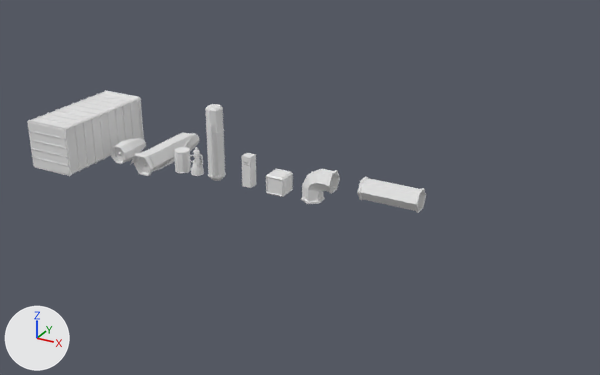
One commit to the Blender file Assets/Models/Enviroment/EnvironmentProps.blend: the scene before it, then after it.
Rendered twice from a 50 mm lens placed at (60.3, -62.7, 32.6), pointed at (26.5, -1.3, 1.9). The lights are fixed; the arrows at lower left show +X, +Y and +Z.

The first picture shows 'Barrel', 'Box', 'Cylinder', 'DoorB.L', 'DoorB.R', 'Locker', 'Pipe', 'PipeBend', 'ShippingCointainer', 'TurboFan', 'Turbojet'.
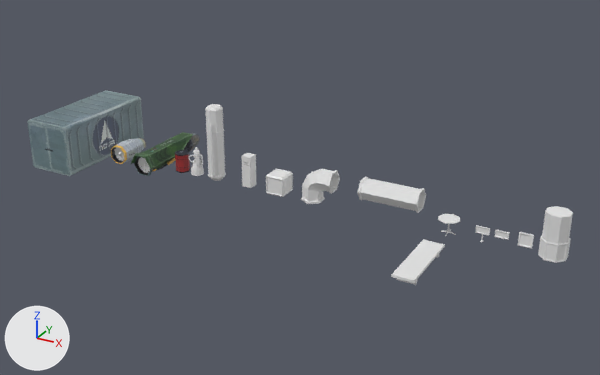
Where the change shows, as pixel boxes (x1, y1, x2, y2) in the pictures (600 x 375 px):
'DisplayStand', added: after (538, 206, 573, 263)
'Bench', added: after (391, 239, 445, 285)
'DoorB.R', reshaped, rescaled: (46, 126, 69, 174) in both
'DoorB.L', reshaped: before (29, 122, 52, 170); after (29, 122, 51, 170)
'Barrel', reshaped (11% narrower, 11% shorter): before (174, 147, 191, 173); after (175, 150, 190, 173)
'RoundTable', added: after (438, 214, 460, 236)
'PortraitFrame', added: after (518, 232, 534, 248)
'Sign', added: after (476, 225, 490, 242)
'SignFloating', added: after (494, 230, 510, 240)
part 1 of me_cube, deleted: before (27, 90, 144, 176)
part 2 of me_cylinder, cut back: before (121, 139, 139, 161); after (122, 139, 139, 159)
part 3 of me_cylinder, recoloured: (111, 138, 146, 164) in both
part 4 of me_cylinder_002, recoloured (white to green): (131, 132, 200, 176) in both
part 6 of me_cube_004, cut back: before (29, 123, 52, 170); after (29, 123, 51, 170)

Edits to the bpy script that builds the scene:
```text
Add mat_turbojet:
    mat_turbojet = principled_material('TurboJet')
    mat_turbojet.texture = img_turbojet
Add mat_turbofan:
    mat_turbofan = principled_material('TurboFan')
    mat_turbofan.texture = img_turbofan_png
Change me_cube:
    remove me_cube.from_pydata(...)  # 640 vertices, 640 faces; spans x -2.61..2.61, y -5.83..5.83, z -0.21..5.01
    remove me_cube.materials.append(mat_material)  # white #e7e7e7
    add me_cube.from_pydata(...)  # 32 vertices, 32 faces; spans x -2.58..2.58, y -5.83..5.83, z -0.18..4.98
    me_cube part 1: 608 vertices removed from x -2.61..2.61, y -5.83..5.83, z -0.21..5.01
    add me_cube.materials.append(mat_shippingcontainer)  # picture img_shippingcontainernovalabs
Change me_cube_003:
    used by ob_doorb_r; parent = ob_shippingcointainer; location = (2.402, -5.77, 2.4)
    remove me_cube_003.from_pydata(...)  # 76 vertices, 56 faces; spans x -2.4..0.05, y -0.16..0.16, z -2.4..2.4
    add me_cube_003.from_pydata(...)  # 12 vertices, 8 faces; spans x 0.0..2.4, y -0.11..0.11, z -2.4..2.4
    me_cube_003 part 7
    68 vertices are removed from x -2.4..0.05, y -0.16..0.16, z -2.4..2.4
    56 faces are deleted
    4 vertices in x -0.2, y -0.11..0.11, z -2.4..2.4 move by (0.4, 0.0, 0.0)
    4 vertices are added at (2.4, -0.11, -2.4), (2.4, -0.11, 2.4), (2.4, 0.11, -2.4), (2.4, 0.11, 2.4)
    8 new faces join them
    add me_cube_003.materials.append(mat_shippingcontainer)  # picture img_shippingcontainernovalabs
Change me_cube_004:
    used by ob_doorb_l; parent = ob_shippingcointainer; location = (-2.402, -5.77, 2.4)
    remove me_cube_004.from_pydata(...)  # 76 vertices, 56 faces; spans x -0.05..2.4, y -0.16..0.16, z -2.4..2.4
    add me_cube_004.from_pydata(...)  # 12 vertices, 8 faces; spans x 0.0..2.4, y -0.11..0.11, z -2.4..2.4
    me_cube_004 part 6
    64 vertices are removed from x -0.05..2.4, y -0.16..0.16, z -1.49..1.49
    52 faces are deleted
    4 new faces join them
    add me_cube_004.materials.append(mat_shippingcontainer)  # picture img_shippingcontainernovalabs
Change me_cylinder:
    remove me_cylinder.from_pydata(...)  # 136 vertices, 130 faces; spans x -1.03..1.03, y -1.27..2.66, z 0.0..2.06
    add me_cylinder.from_pydata(...)  # 112 vertices, 106 faces; spans x -1.0..1.0, y -1.27..2.66, z 0.03..2.03
    me_cylinder part 2
    24 vertices are removed from x -1.03..1.03, y -0.07..0.07, z 0.0..2.06
    32 faces are deleted
    8 new faces join them
    me_cylinder part 3: 98 faces spanning x -1.0..1.0, y -1.27..2.66, z 0.03..2.03 switch from no material to mat_turbofan (picture img_turbofan_png)
Change me_cylinder_002:
    where me_cylinder_002.from_pydata(...)  # 308 vertices, 302 faces; spans x -1.41..1.41, y -3.24..6.13, z -0.2..2.07
    me_cylinder_002 part 4: 302 faces spanning x -1.41..1.41, y -3.24..6.13, z -0.2..2.07 switch from no material to mat_turbojet (picture img_turbojet)
Change me_cylinder_010:
    remove me_cylinder_010.from_pydata(...)  # 110 vertices, 102 faces; spans x -0.79..0.79, y -0.83..0.83, z 0.0..2.25
    add me_cylinder_010.from_pydata(...)  # 72 vertices, 66 faces; spans x -0.76..0.76, y -0.76..0.76, z 0.01..1.97
    me_cylinder_010 part 5: 110 vertices removed from x -0.79..0.79, y -0.83..0.83, z 0.0..2.25; 72 vertices added at x -0.76..0.76, y -0.76..0.76, z 0.01..1.97
    add me_cylinder_010.materials.append(mat_dangerbarrel)  # picture img_dangerbarrel
Change ob_doorb_r:
    ob_doorb_r.scale: (1.0, 1.0, 1.0) -> (-1.0, 1.0, 1.0)
Add ob_bench:
    ob_bench = bpy.data.objects.new('Bench', me_cube_011)  # 24 vertices, 18 faces; spans x -0.94..0.94, y -3.37..3.37, z 0.0..0.8; in mat_benchmat (white #e7e7e7)
    ob_bench.location = (40.43, -7.01, 0.03)
Add ob_displaystand:
    ob_displaystand = bpy.data.objects.new('DisplayStand', me_cylinder_006)  # 96 vertices, 83 faces; spans x -0.92..0.92, y -0.92..0.92, z 0.0..3.32; in mat_displaystand (white #e7e7e7), mat_glass (white #e7e7e7)
    ob_displaystand.location = (49.37, 0.17, 0.06)
    ob_displaystand.scale = (1.2, 1.2, 1.2)
Add ob_portraitframe:
    ob_portraitframe = bpy.data.objects.new('PortraitFrame', me_cube_007)  # 24 vertices, 20 faces; spans x -0.588..0.588, y -0.309..0.2, z 0.0..1.25; in mat_portraitframe (white #e7e7e7)
    ob_portraitframe.location = (47.07, 0.17, 0.36)
Add ob_signfloating:
    ob_signfloating = bpy.data.objects.new('SignFloating', me_cube_004_1)  # 16 vertices, 14 faces; spans x -0.594..0.594, y -0.063..0.063, z 0.0..0.635; in mat_sign (white #e7e7e7)
    ob_signfloating.location = (45.07, -0.03, 0.72)
Add ob_sign:
    ob_sign = bpy.data.objects.new('Sign', me_cube_003_1)  # 36 vertices, 32 faces; spans x -0.594..0.594, y -0.114..0.114, z 0.0..1.352; in mat_sign (white #e7e7e7)
    ob_sign.location = (43.43, -0.03, 0.0)
Add ob_roundtable:
    ob_roundtable = bpy.data.objects.new('RoundTable', me_cylinder_007)  # 56 vertices, 42 faces; spans x -1.0..1.0, y -1.0..1.0, z 0.0..1.41; in mat_roundtable (white #e7e7e7)
    ob_roundtable.location = (40.43, -0.03, 0.03)
```
